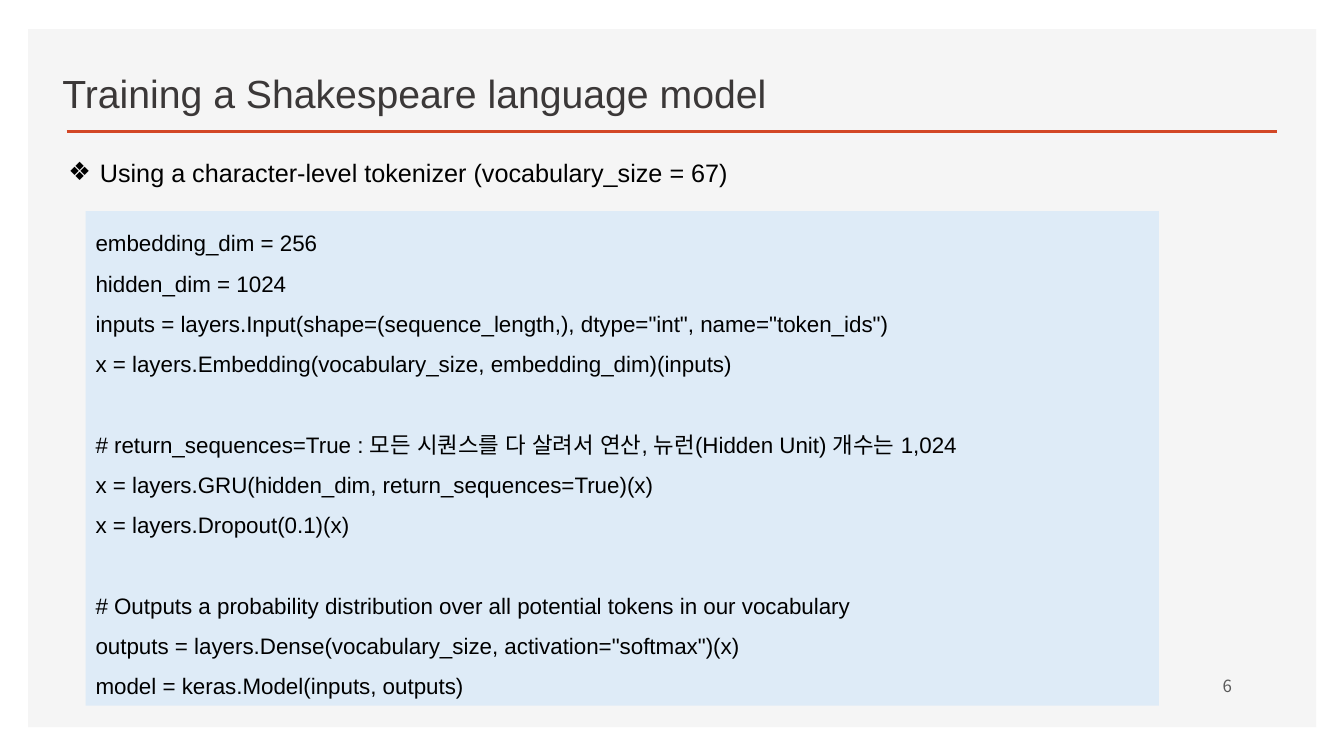
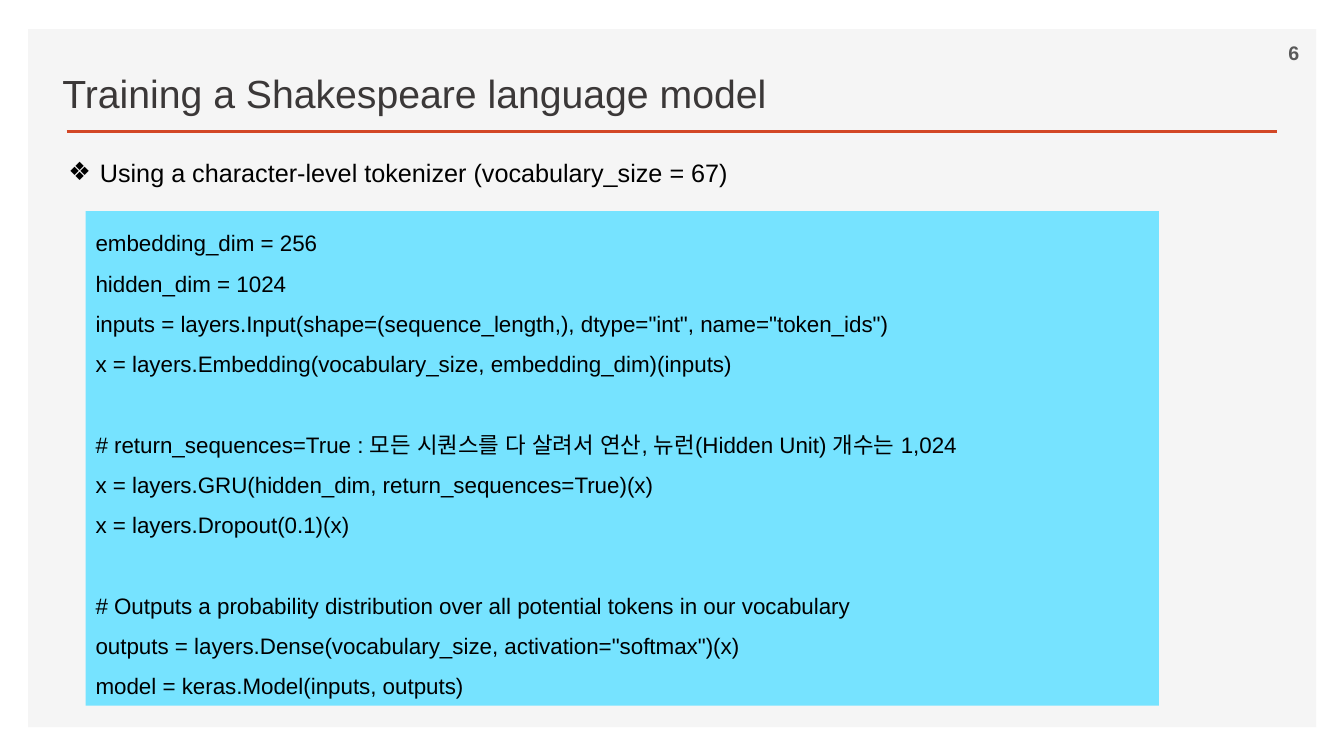
Before and after one commit to ancestor9/2026_Fall_Deep-Learning-with-Python, a slide deck: slide 6 of Chapter 15 Language models and the Transformer.pptx. Drawn at 1344x756 pixels with LibreOffice and Linux fonts; fonts in the diff are those of the drawing; background and template pictures are left out. Boxes give left, top, right and bottom in pixels: in the first picture for what was removed or moved away, otherwise in the second. Text is boxed around its words. In the diff, an @@ line names an element or a change of style, - is before the commit and + after.

```diff
--- a/Chapter 15 Language models and the Transformer.pptx
+++ b/Chapter 15 Language models and the Transformer.pptx
@@ page number: place and size @@
-page number at (1223,679,1232,692)
+page number at (1288,46,1299,60)
@@ page number at (1288,46,1299,60): size 12 to 14 pt, font Noto Sans CJK KR to Arial, bold on @@
@@ rectangle "embedding_dim = 256" at (86,211,1159,706): fill #DEEBF7 to #76E3FF @@
```
Also in this commit, not shown: 12 other slides changed, 4 slides added, 3 slides removed.
